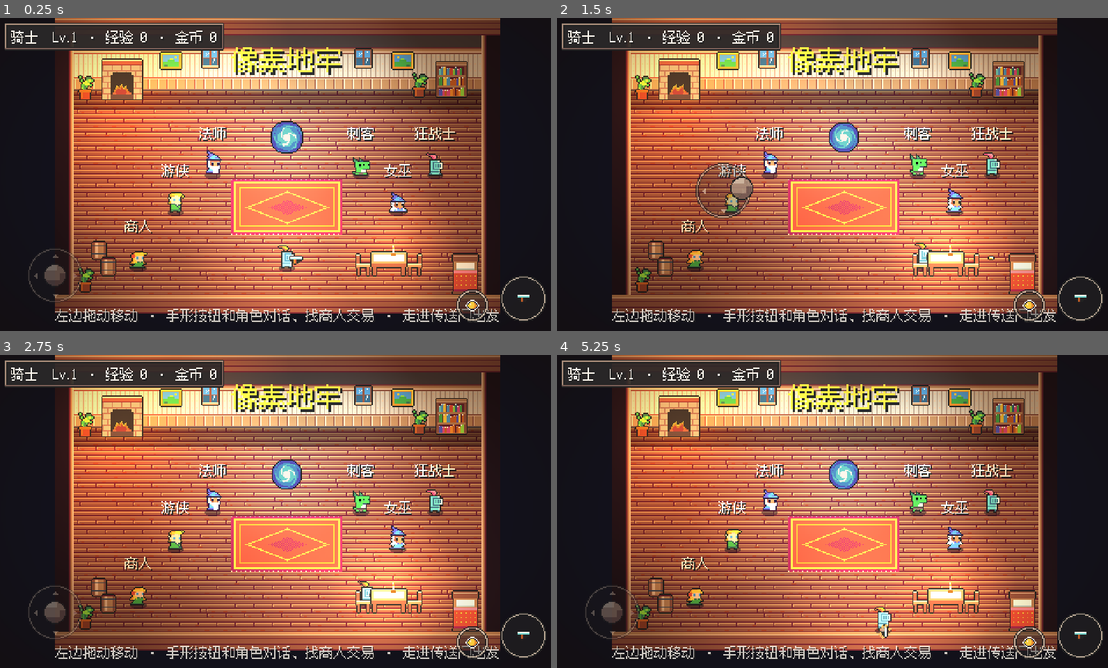
Above: before the commit, frames 1-4 (two rows, left to right).
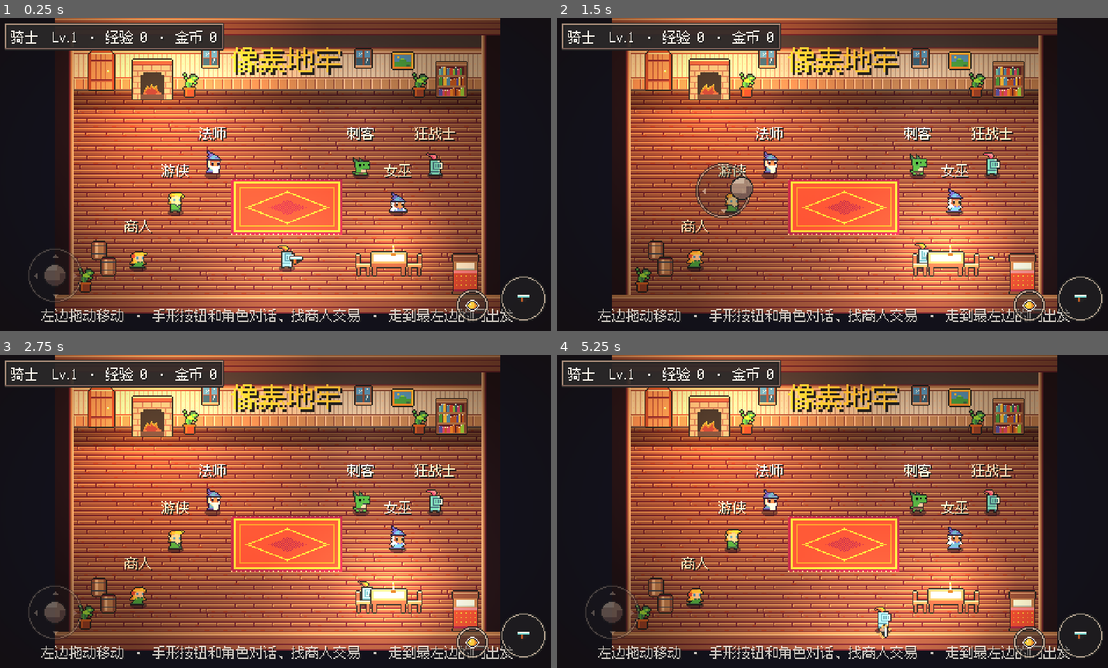
Above: after the commit, the same moments.

Repository: brondon1/game
Game: Godot game, scene res://lobby/lobby.tscn
Same seed, same stepped clock (60 frames per second), same inputs: the game is played once before the commit and once after it.
Inputs (mouse positions are in pixels of both pictures, inside the frame that each line leads up to):
- Up to frame 1 (0.25 s): no input
- Up to frame 2 (1.5 s): move the mouse to (959, 158) at 0.52 s; hold D (move_right) 0.53-1.25 s; hold E (interact) 0.53-1.25 s; click (959, 158) at 0.67 s; drag from (722, 190) to (920, 168) at 1.27 s
- Up to frame 3 (2.75 s): move the mouse to (330, 442) at 2.02 s; hold D (move_right) from 2.03 s (still down); hold Q (switch_weapon) from 2.03 s (still down)
- Up to frame 4 (5.25 s): release D (move_right) at 2.75 s; release Q (switch_weapon) at 2.75 s; drag from (804, 574) to (920, 505) at 2.77 s; move the mouse to (1003, 558) at 3.52 s; press the mouse at (1003, 558) at 3.53 s; hold A (move_left) 3.53-4.25 s; release the mouse at (1003, 558) at 4.25 s; drag from (667, 464) to (920, 505) at 4.27 s; move the mouse to (860, 511) at 5.02 s; hold S (move_down) from 5.03 s (still down); hold E (interact) from 5.03 s (still down); click (860, 511) at 5.17 s

The runs differ from the first frame. In frame 1, 19% of the frame differs, in the area x 7-94%, y 0-98%; in frame 2, 19%; in frame 3, 19%; in frame 4, 19%.

Commit message:
大厅出发的门挪到最左边：平时只看到门，走近门才打开，传送门盖在门上

Diff:
--- a/lobby/lobby.gd
+++ b/lobby/lobby.gd
@@ -2,13 +2,17 @@
 ## 大厅（游戏启动后的第一个场景）：所有角色和商人都站在这里。
 ## - 走近角色按 E（手机上点手形按钮）对话：聊天、花经验升级、选这个角色
 ## - 走近商人按 E 交易：用金币买可升级的小道具、下一局带上的武器和增益
-## - 走进上方的传送门：开始游戏 / 退出游戏
+## - 最左边的门：走近时门打开、露出传送门，走进去选择开始游戏 / 退出游戏
 
 const TILE_SIZE := 16
 ## 大厅的地板范围（瓦片坐标）
 const ROOM := Rect2i(0, 0, 22, 11)
-## 传送门和玩家出生点（瓦片坐标）
-const PORTAL_CELL := Vector2i(11, 2)
+## 去地牢的门在最左边的墙上（像素坐标）。传送门的旋涡画在门上、盖住门；走进去的触发范围在门口的地板上。
+## 玩家走到这么近，门才打开、传送门才出现
+const DOOR_POS := Vector2(24, -18)
+const PORTAL_POS := Vector2(24, 14)
+const PORTAL_REVEAL_DISTANCE := 44.0
+## 玩家出生点（瓦片坐标）
 const MERCHANT_CELL := Vector2i(3, 9)
 const MERCHANT_TEXTURE := preload("res://assets/sprites/merchant_idle.png")
 const START_CELL := Vector2i(11, 9)
@@ -32,7 +36,6 @@
 const CROWN_TILE := Vector2i(12, 1)
 ## 挂在墙上的东西：[贴图, 中心位置（像素）, 左右翻转]
 const WALL_DECOR := [
-	["painting.png", Vector2(84, -26), false],
 	["window.png", Vector2(118, -28), false],
 	["window.png", Vector2(250, -28), false],
 	["painting.png", Vector2(284, -26), true],
@@ -40,7 +43,7 @@
 ## 立在地上的家具：[贴图, 底边中点（像素）, 挡路的碰撞框大小（为 0 就不挡路）]
 const FURNITURE := [
 	["bookshelf.png", Vector2(326, 6), Vector2(28, 10)],
-	["plant.png", Vector2(10, 8), Vector2(12, 6)],
+	["plant.png", Vector2(100, 6), Vector2(12, 6)],
 	["plant.png", Vector2(298, 6), Vector2(12, 6)],
 	["plant.png", Vector2(10, 174), Vector2(12, 6)],
 	["bed.png", Vector2(338, 176), Vector2(22, 30)],
@@ -50,7 +53,7 @@
 	["barrel.png", Vector2(22, 146), Vector2(12, 6)],
 	["barrel.png", Vector2(30, 160), Vector2(12, 6)],
 ]
-const FIREPLACE_POS := Vector2(42, 8)
+const FIREPLACE_POS := Vector2(68, 8)
 const RUG_CENTER := Vector2(184, 100)
 ## 炉火和烛光是暖色，窗户透进来的是冷色的天光
 const FIRE_LIGHT := Color(1, 0.62, 0.32)
@@ -62,6 +65,9 @@
 var _talking: LobbyNpc
 var _line_index := 0
 var _portal: Portal
+var _door: Sprite2D
+## 传送门现在是否露出来（门是否开着）
+var _portal_open := false
 
 @onready var tile_map: TileMapLayer = $TileMapLayer
 @onready var decor_root: Node2D = $Decor
@@ -95,18 +101,48 @@
 	entities.add_child(merchant)
 	shop.restock()
 	shop.closed.connect(_refresh)
+	_door = Sprite2D.new()
+	_door.texture = load(HOME + "door.png")
+	_door.hframes = 2
+	_door.position = DOOR_POS
+	decor_root.add_child(_door)
 	_portal = PORTAL_SCENE.instantiate()
-	_portal.position = _cell_center(PORTAL_CELL)
+	_portal.position = PORTAL_POS
 	_portal.player_entered.connect(_on_portal_entered)
 	entities.add_child(_portal)
+	for visual: Node2D in [_portal.sprite, _portal.get_node("PointLight2D")]:
+		visual.position = DOOR_POS - PORTAL_POS + Vector2(0, 2) # 旋涡挪到门上
+	_portal.hide() # 平时只看到门
+	_portal.monitoring = false
 	player.global_position = _cell_center(START_CELL)
 	player.get_node("Camera2D").enabled = false
 	camera.position = CAMERA_CENTER
 	camera.make_current()
 	_refresh()
-	hint.text = ("左边拖动移动 · 手形按钮和角色对话、找商人交易 · 走进传送门出发" if TouchControls.active
-		else "WASD 移动 · E 和角色对话、找商人交易 · 走进传送门出发")
+	hint.text = ("左边拖动移动 · 手形按钮和角色对话、找商人交易 · 走到最左边的门出发" if TouchControls.active
+		else "WASD 移动 · E 和角色对话、找商人交易 · 走到最左边的门出发")
 	Sound.play_music(Sound.MUSIC_DUNGEON)
+
+
+func _process(_delta: float) -> void:
+	var near := is_instance_valid(player) and player.global_position.distance_to(PORTAL_POS) < PORTAL_REVEAL_DISTANCE
+	if near != _portal_open:
+		_set_portal_open(near)
+
+
+## 走近：门打开，传送门弹出来；走远：传送门收起来，门关上
+func _set_portal_open(opened: bool) -> void:
+	_portal_open = opened
+	_door.frame = 1 if opened else 0
+	_portal.set_deferred("monitoring", opened)
+	if opened:
+		_portal.show()
+		_portal.sprite.scale = Vector2.ZERO
+		_portal.create_tween().tween_property(_portal.sprite, "scale", Vector2.ONE, 0.3).set_trans(Tween.TRANS_BACK).set_ease(Tween.EASE_OUT)
+		Sound.play(Sound.DOOR, -4.0)
+	else:
+		_portal.hide()
+		_portal.reset()
 
 
 func _cell_center(cell: Vector2i) -> Vector2:
--- a/lobby/lobby.tscn
+++ b/lobby/lobby.tscn
@@ -81,7 +81,7 @@
 offset_bottom = -6.0
 grow_horizontal = 2
 grow_vertical = 0
-text = "WASD 移动 · E 和角色对话、找商人交易 · 走进传送门出发"
+text = "WASD 移动 · E 和角色对话、找商人交易 · 走到最左边的门出发"
 horizontal_alignment = 1
 
 [node name="TouchControls" parent="UI" instance=ExtResource("5_touch")]
Binary file added: assets/sprites/home/door.png
Not shown, added: assets/sprites/home/door.png.import
Not shown, changed: README.md
